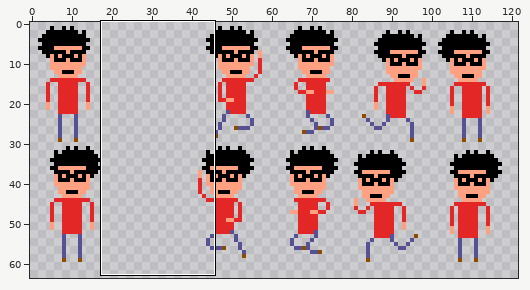
Sprite sheet: game/new/playersprite.png. The picture above shows the old version from afar; the outline marks the close-up.
Close-up. Earlier state:
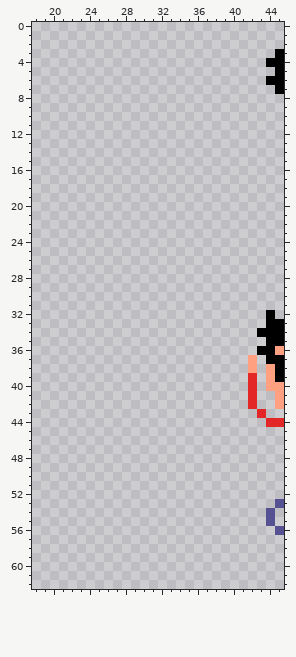
The file is 180x120 pixels. Shown: x 18..45, y 0..62. The old version is drawn lined up with the new one. The wide view leaves out empty margins.
Once edited:
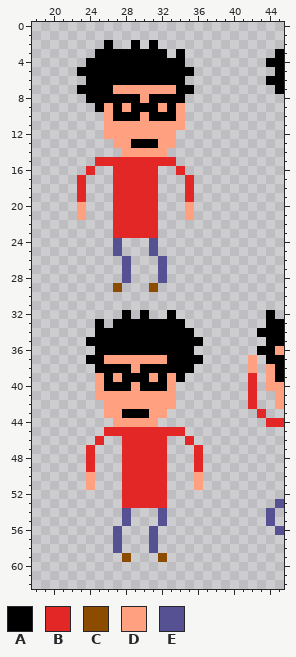
Palette (. is transparent): A #000000  B #e32626  C #8c4c00  D #ffa180  E #555193
The exact change:
drawings rearranged on the sheet (the old picture shows each at its new place)
@@ x 21..38 @@
  1 ..................
- 2 ..................
- 3 ..................
- 4 ..................
- 5 ..................
- 6 ..................
- 7 ..................
- 8 ..................
- 9 ..................
-10 ..................
-11 ..................
-12 ..................
-13 ..................
-14 ..................
-15 ..................
-16 ..................
-17 ..................
-18 ..................
-19 ..................
-20 ..................
-21 ..................
-22 ..................
-23 ..................
-24 ..................
-25 ..................
-26 ..................
-27 ..................
-28 ..................
-29 ..................
+ 2 .....A..A.A.......
+ 3 ....AAAAAAAA.A....
+ 4 ...AAAAAAAAAAA....
+ 5 ..AAAAAAAAAAAAA...
+ 6 ...AAAAAAAAAAA....
+ 7 ..AAAADDDDDDDAA...
+ 8 ...AAAAAADAAAA....
+ 9 ....ADADAAADAD....
+10 .....DAAADAAAD....
+11 .....DDDDDDDDD....
+12 .....DDDDDDDD.....
+13 ......DDAAADD.....
+14 .......DDDDD......
+15 ....BBBBBBBBB.....
+16 ...B..BBBBB..B....
+17 ..B...BBBBB...B...
+18 ..B...BBBBB...B...
+19 ..B...BBBBB...B...
+20 ..D...BBBBB...D...
+21 ..D...BBBBB...D...
+22 ......BBBBB.......
+23 ......BBBBB.......
+24 ......E...E.......
+25 ......E...E.......
+26 .......E...E......
+27 .......E...E......
+28 .......E...E......
+29 ......C...C.......
 30 ..................
 31 ..................
-32 ..................
-33 ..................
-34 ..................
-35 ..................
-36 ..................
-37 ..................
-38 ..................
-39 ..................
-40 ..................
-41 ..................
-42 ..................
-43 ..................
-44 ..................
-45 ..................
-46 ..................
-47 ..................
-48 ..................
-49 ..................
-50 ..................
-51 ..................
-52 ..................
-53 ..................
-54 ..................
-55 ..................
-56 ..................
-57 ..................
-58 ..................
-59 ..................
+32 .......A.A..A.....
+33 ....A.AAAAAAAA....
+34 ....AAAAAAAAAAA...
+35 ...AAAAAAAAAAAAA..
+36 ....AAAAAAAAAAA...
+37 ...AADDDDDDDAAAA..
+38 ....AAAADAAAAAA...
+39 ....DADAAADADA....
+40 ....DAAADAAAD.....
+41 ....DDDDDDDDD.....
+42 .....DDDDDDDD.....
+43 .....DDAAADD......
+44 ......DDDDD.......
+45 .....BBBBBBBBB....
+46 ....B..BBBBB..B...
+47 ...B...BBBBB...B..
+48 ...B...BBBBB...B..
+49 ...B...BBBBB...B..
+50 ...D...BBBBB...D..
+51 ...D...BBBBB...D..
+52 .......BBBBB......
+53 .......BBBBB......
+54 .......E...E......
+55 .......E...E......
+56 ......E...E.......
+57 ......E...E.......
+58 ......E...E.......
+59 .......C...C......
 60 ..................
